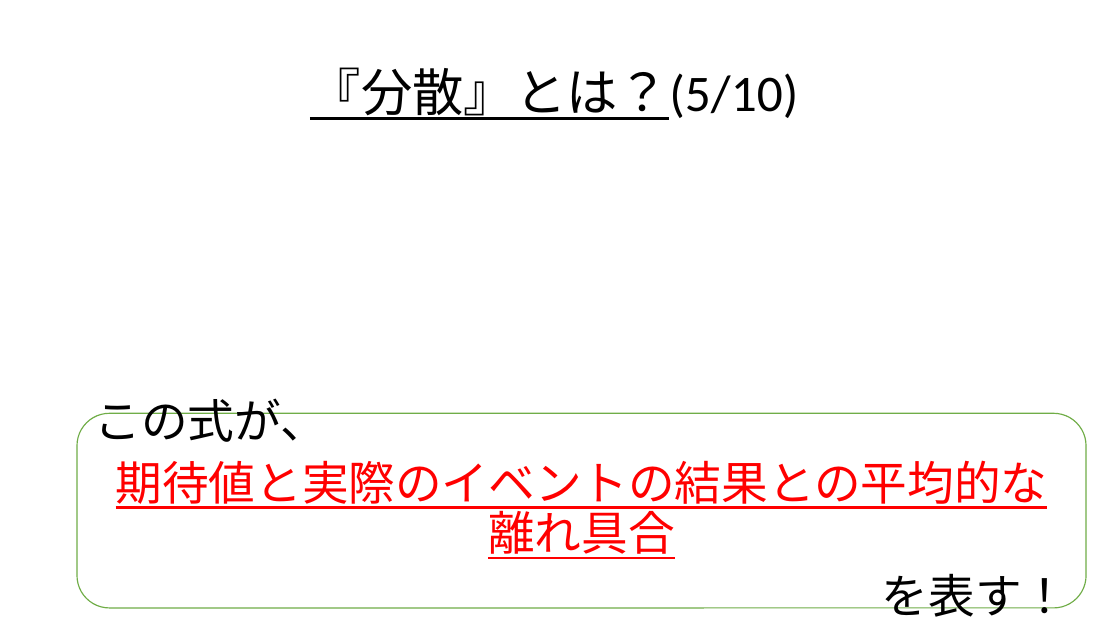
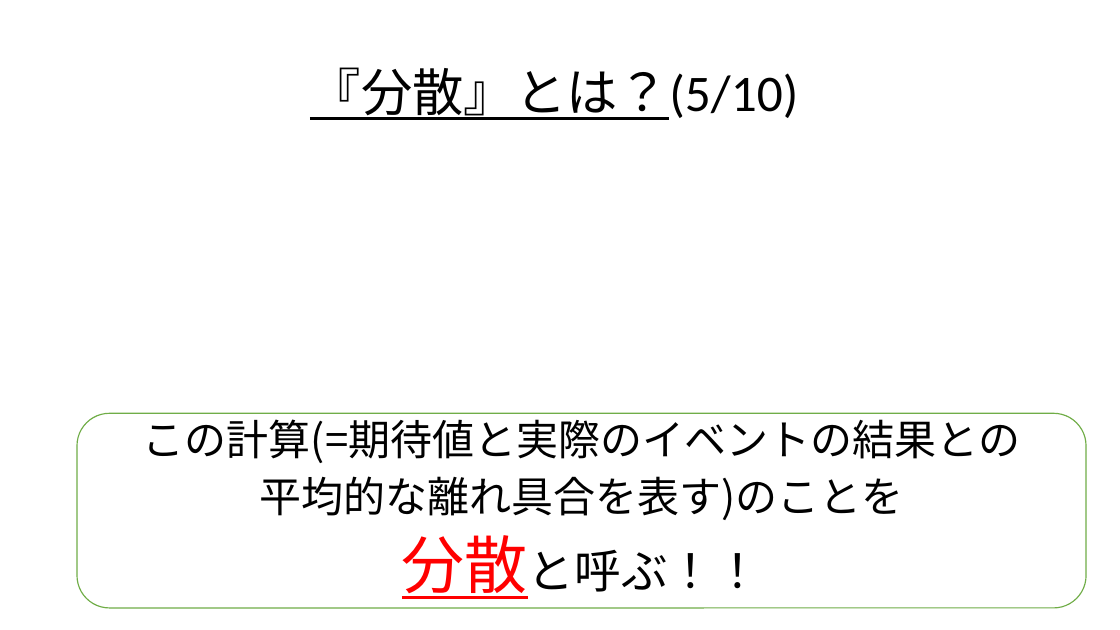
Before and after one commit to Ryo-KATAYAMA/Senior_Project, a slide deck: slide 109 of Chapter4_1.pptx (slide 107 before the commit). Drawn at 1120x630 pixels with LibreOffice and Linux fonts; fonts in the diff are those of the drawing; grey boxes stand for pictures. Boxes give left, top, right and bottom in pixels: in the first picture for what was removed or moved away, otherwise in the second. Text is boxed around its words. In the diff, an @@ line names an element or a change of style, - is before the commit and + after.

```diff
--- a/Chapter4_1.pptx
+++ b/Chapter4_1.pptx
@@ text in rounded rectangle at (143, 413, 1020, 599): text changed; size 40 to 36 pt; text colour #FF0000 to #000000 @@
-この式が、
-期待値と実際のイベントの結果との平均的な離れ具合
-を表す！
+この計算(=期待値と実際のイベントの結果との
+平均的な離れ具合を表す)のことを
+分散と呼ぶ！！
```
Also in this commit, not shown: 25 other slides changed, 4 slides added, 2 slides removed.
